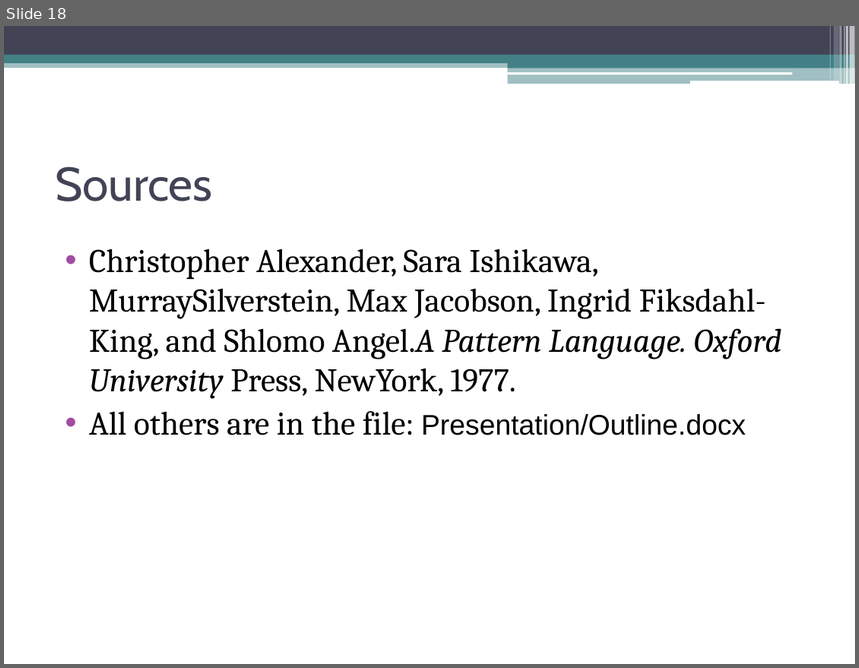
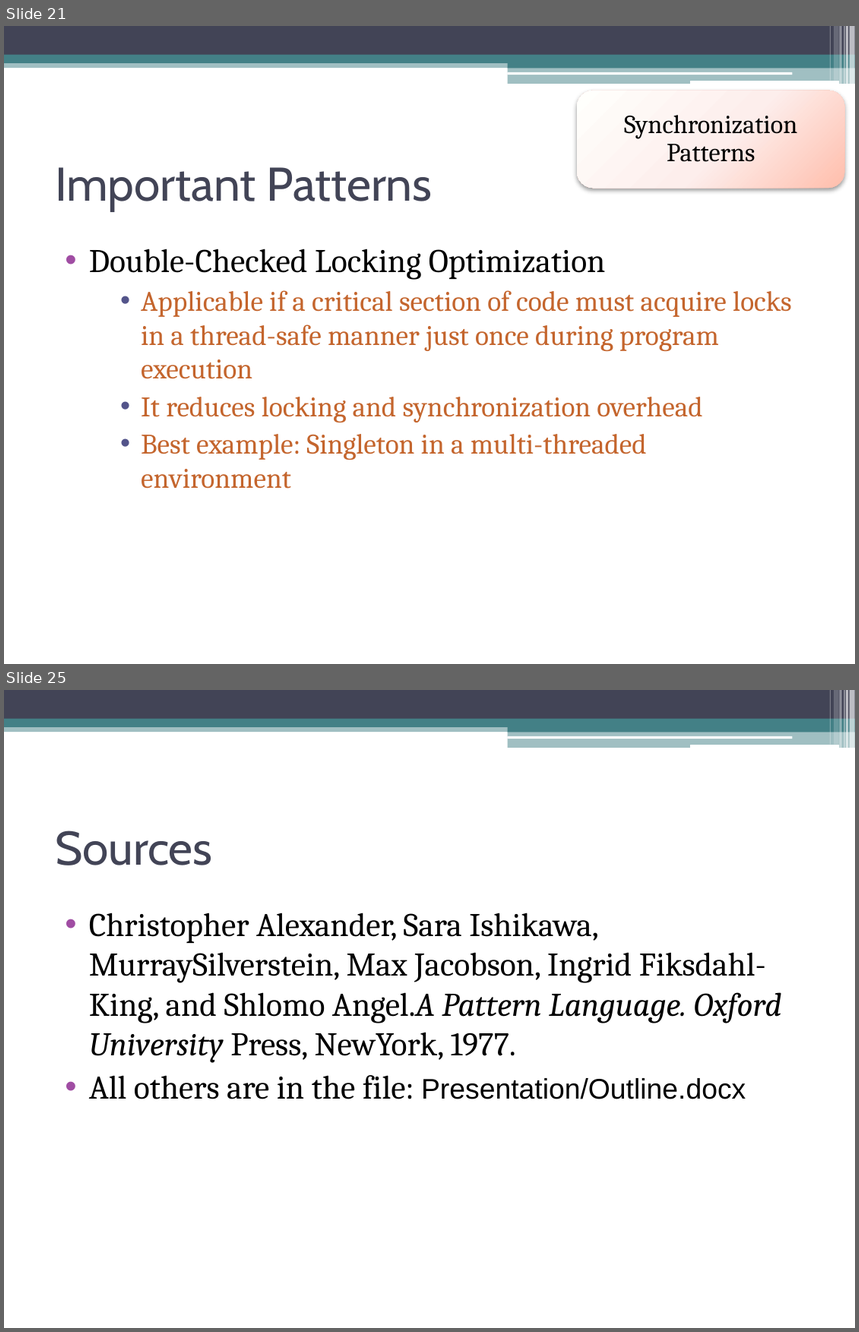
Before and after one commit to CodeLionX/ePortfolio_DesignPatterns, a slide deck: presentation/Design Patterns.pptx. Shown one above the other, each under a label of ours: slide 18 before the commit, slides 21 and 25 after it; the slides between them are not shown. The pictures are 859x668 and 859x1332 pixels, drawn with LibreOffice and Linux fonts; fonts in the diff are those of the drawing. Boxes give left, top, right and bottom in pixels: in the first picture for what was removed or moved away, otherwise in the second. Text is boxed around its words. In the diff, an @@ line names an element or a change of style, - is before the commit and + after.

Commit message:
worked on presentation and added doublecheckedlocking with singleton example

```diff
--- a/presentation/Design Patterns.pptx
+++ b/presentation/Design Patterns.pptx
@@ slide 21 added at (x1=4, y1=26, x2=855, y2=664), background #FFFFFF; not listed: 13 template elements that a slide beside it also shows @@
@@ rounded rectangle added at (x1=577, y1=91, x2=845, y2=189), fill gradient #FFFEFD to #FFEFEC to #FFBFAE @@
@@ text added at (x1=624, y1=115, x2=797, y2=162), 22 pt, text #000000 @@
+Synchronization Patterns
@@ title added at (x1=55, y1=167, x2=433, y2=211), 40 pt, text #424456 @@
+Important Patterns
@@ text added at (x1=89, y1=249, x2=792, y2=489), 24 pt, text #C4652D @@
+• Double-Checked Locking Optimization
+    • Applicable if a critical section of code must acquire locks in a thread-safe manner just once during program execution
+    • It reduces locking and synchronization overhead
+    • Best example: Singleton in a multi-threaded environment
@@ what was slide 18 is now slide 25 @@
```
Also in this commit, not shown: 1 slide changed, 6 other slides added, 1 other file.
